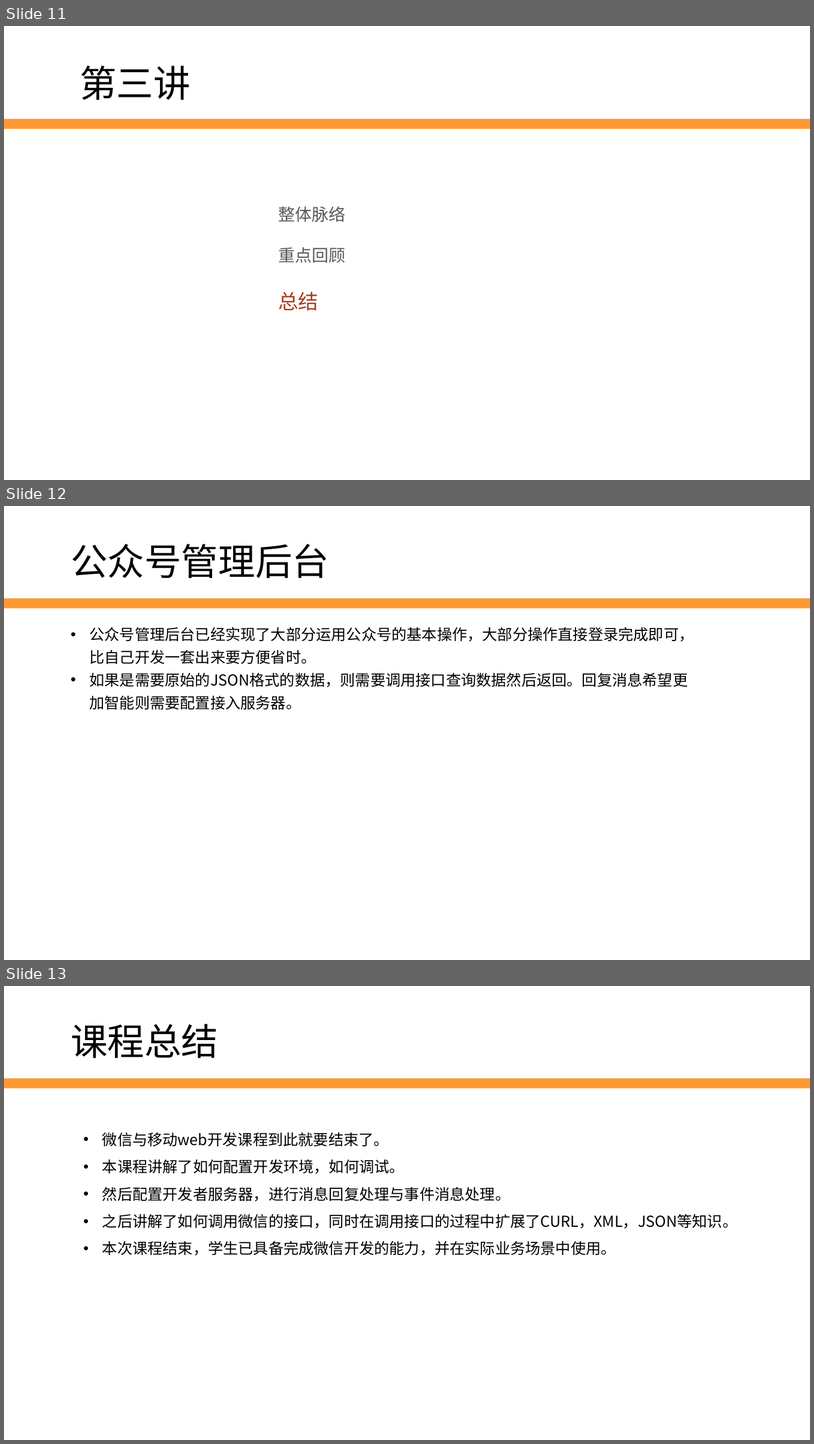
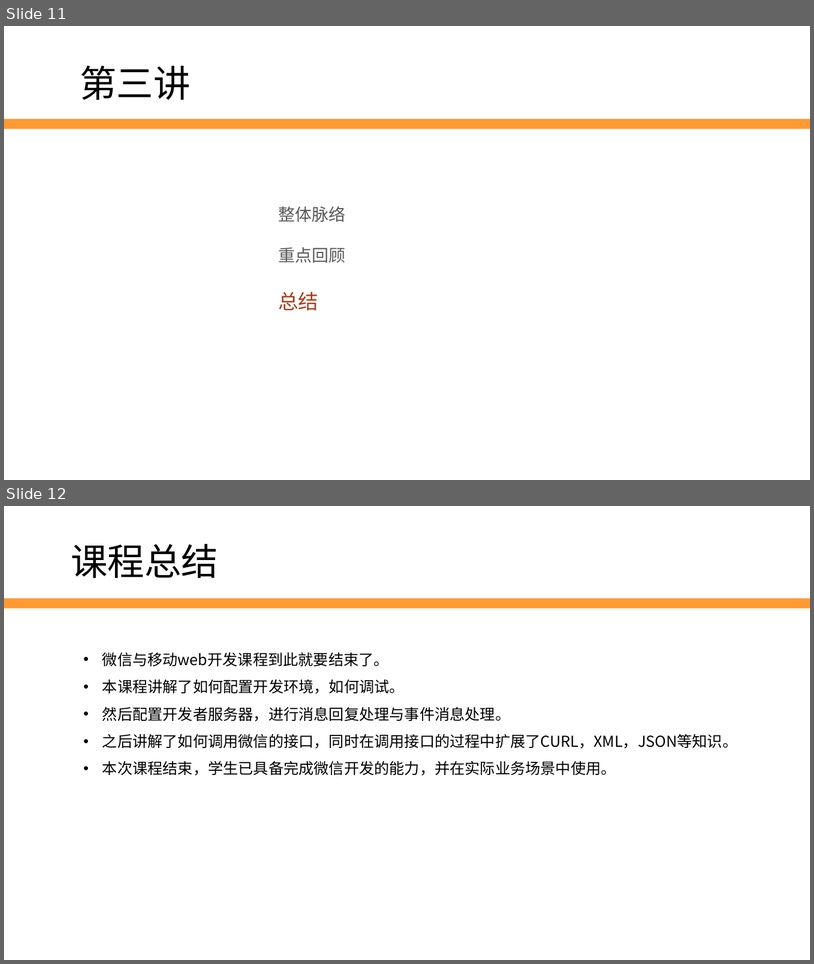
Before and after one commit to edu2act/2017-2018_1st_Wechat_Web_Programming, a slide deck: meterials/slides/ch12-revise-and-think.pptx. Shown one above the other, each under a label of ours: slides 11, 12 and 13 before the commit, slides 11 and 12 after it. The pictures are 814x1444 and 814x964 pixels, drawn with LibreOffice and Linux fonts; fonts in the diff are those of the drawing; background and template pictures are left out. Boxes give left, top, right and bottom in pixels: in the first picture for what was removed or moved away, otherwise in the second. Text is boxed around its words. In the diff, an @@ line names an element or a change of style, - is before the commit and + after.

```diff
--- a/meterials/slides/ch12-revise-and-think.pptx
+++ b/meterials/slides/ch12-revise-and-think.pptx
@@ slide 12 removed at <box>4,506,810,960</box>, background #FFFFFF; not listed: 1 template element that a slide beside it also shows @@
@@ text removed at <box>71,544,329,578</box> @@
-公众号管理后台
@@ text removed at <box>90,627,695,709</box> @@
-• 公众号管理后台已经实现了大部分运用公众号的基本操作，大部分操作直接登录完成即可，比自己开发一套出来要方便省时。
-• 如果是需要原始的JSON格式的数据，则需要调用接口查询数据然后返回。回复消息希望更加智能则需要配置接入服务器。
@@ what was slide 13 is now slide 12 @@
```
Also in this commit, not shown: 5 other files.
